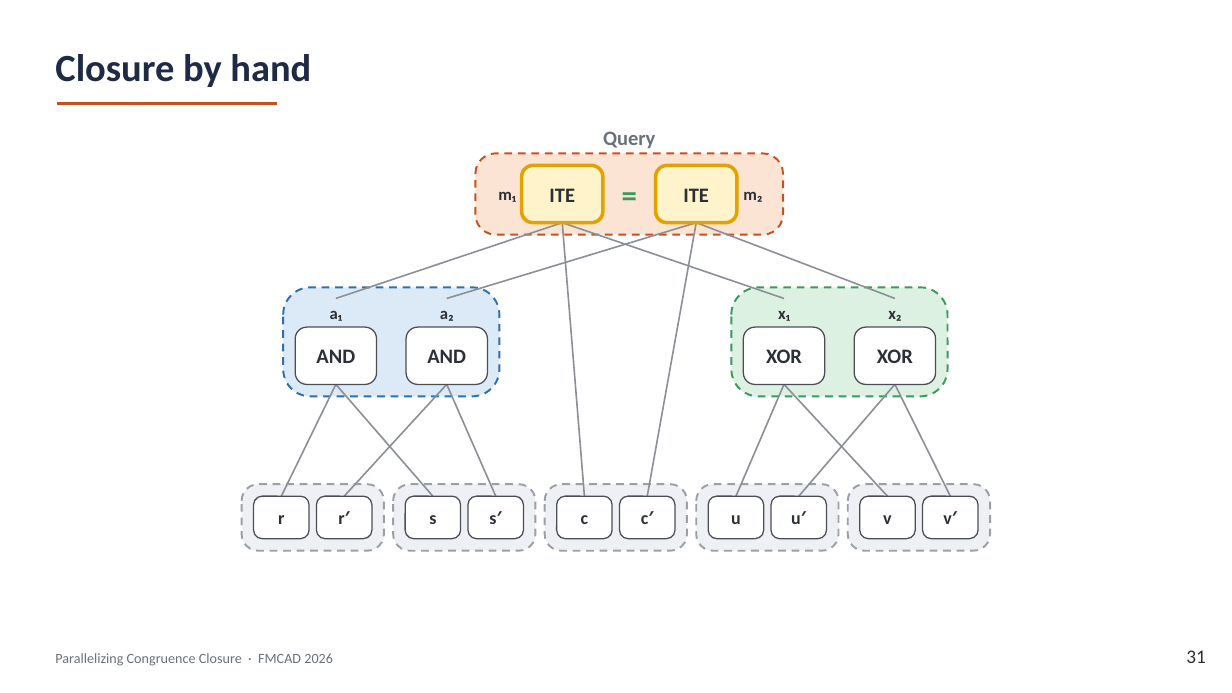
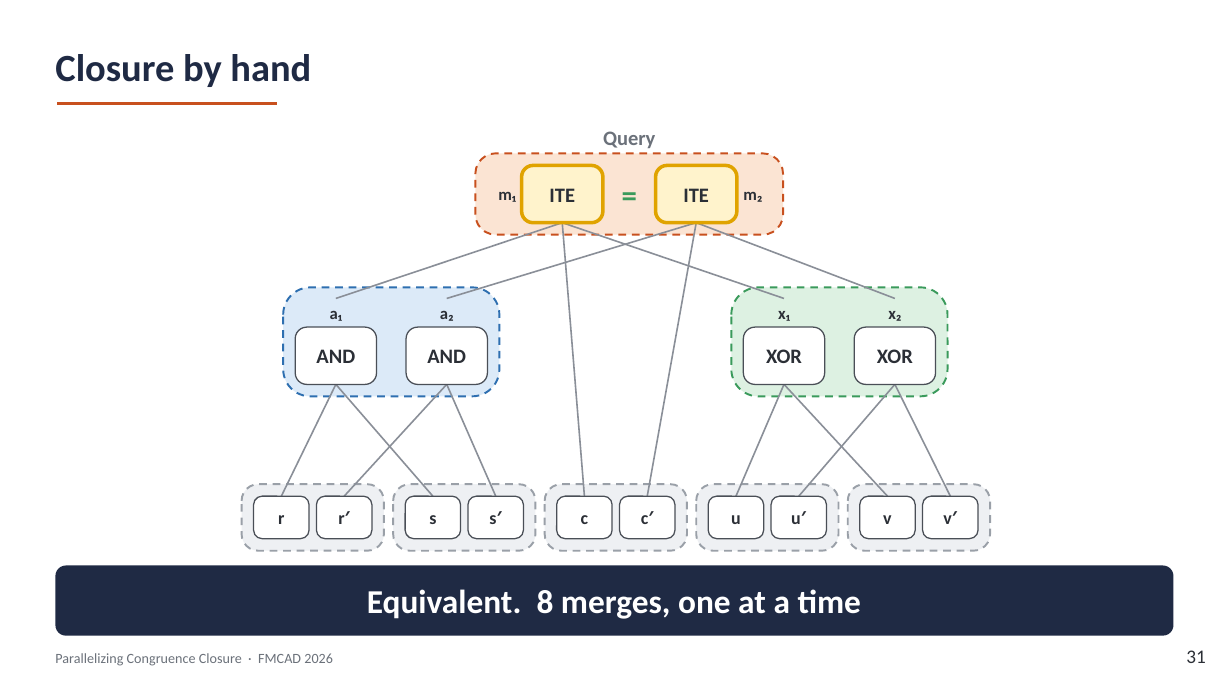
Before and after one commit to amarshah1/parallelcc-paper, a slide deck: slide 31 of slides/parallelcc-part1.pptx. Drawn at 1232x693 pixels with LibreOffice and Linux fonts; fonts in the diff are those of the drawing. Boxes give left, top, right and bottom in pixels: in the first picture for what was removed or moved away, otherwise in the second. Text is boxed around its words. In the diff, an @@ line names an element or a change of style, - is before the commit and + after.

```diff
--- a/slides/parallelcc-part1.pptx
+++ b/slides/parallelcc-part1.pptx
@@ rounded rectangle added at [55,566,1174,636], fill #1F2A44, 26 pt, text #FFFFFF, bold @@
+Equivalent. 8 merges, one at a time
```
Also in this commit, not shown: 8 other slides changed, 1 other file.
